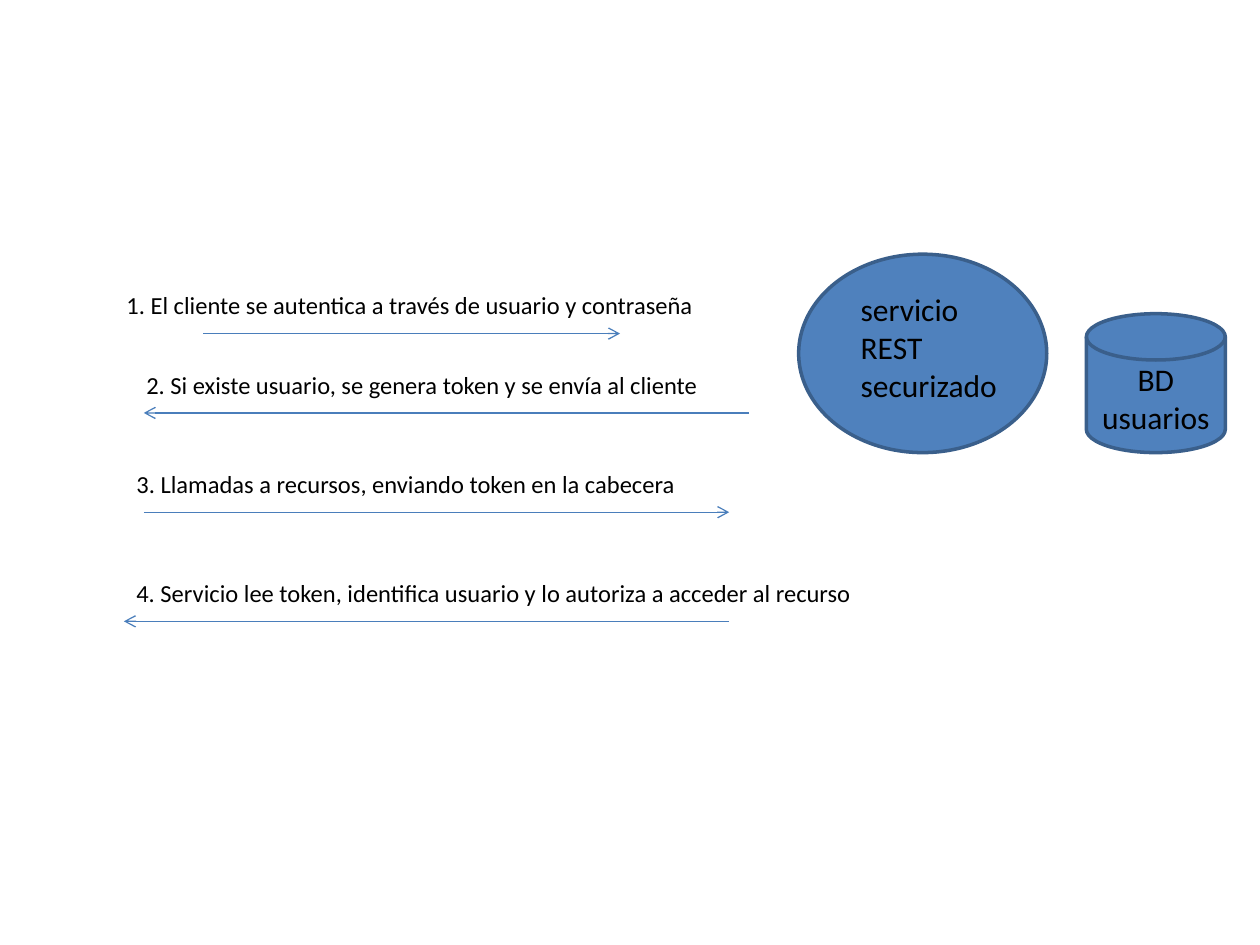
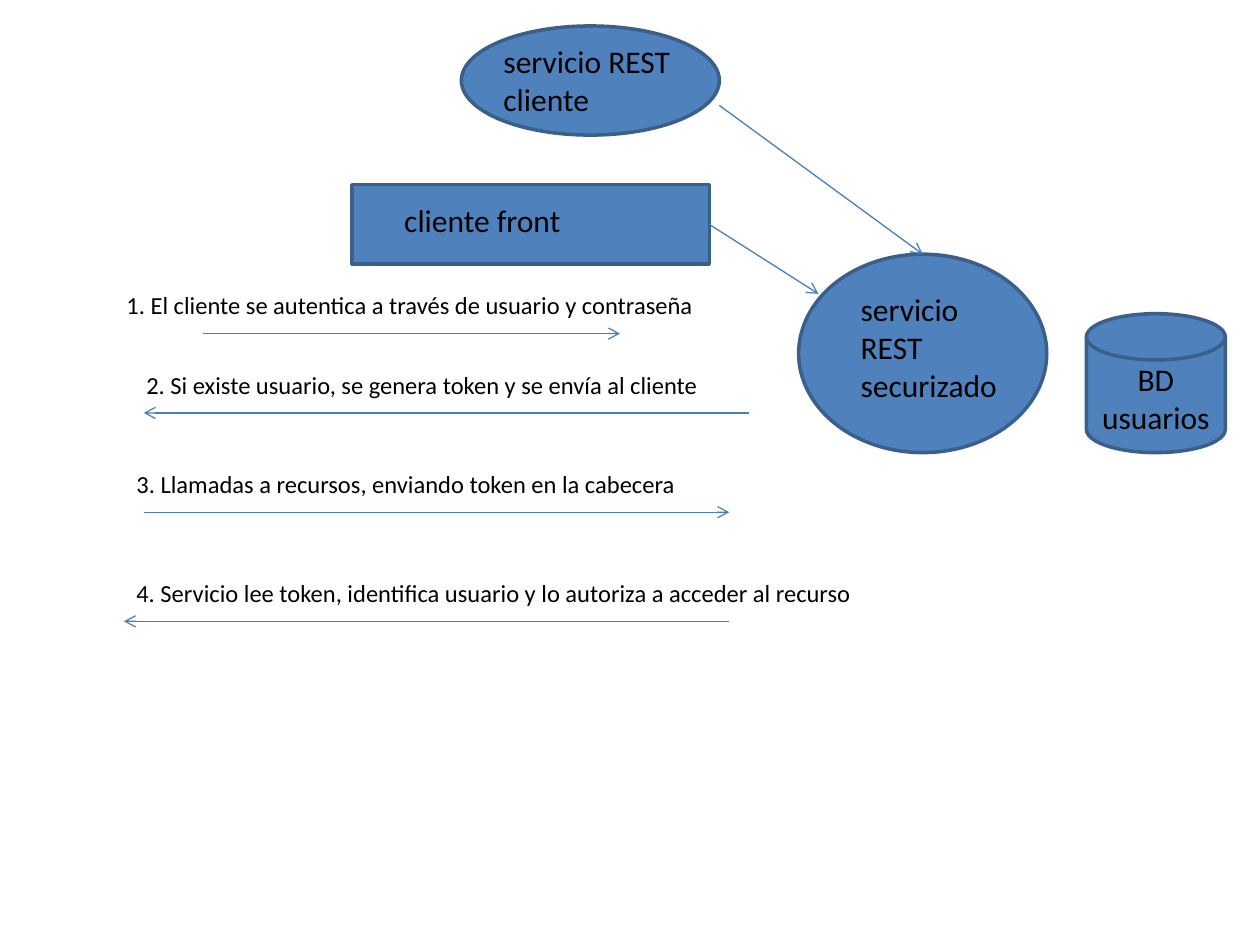
Before and after one commit to amartinsierra/nest2025, a slide deck: slide 15 of pizarra.pptx. Drawn at 1260x945 pixels with LibreOffice and Linux fonts; fonts in the diff are those of the drawing. Boxes give left, top, right and bottom in pixels: in the first picture for what was removed or moved away, otherwise in the second. Text is boxed around its words. In the diff, an @@ line names an element or a change of style, - is before the commit and + after.

```diff
--- a/pizarra.pptx
+++ b/pizarra.pptx
@@ ellipse added at box(461, 26, 719, 136), fill #4F81BD, outline #3A5F8C 2 pt @@
@@ text added at box(503, 51, 670, 111), 18 pt, text #000000 @@
+servicio REST cliente
@@ arrow added from (719, 106) to (922, 255), #4B7EBC 0.75 pt @@
@@ rectangle added at box(353, 185, 709, 265), fill #4F81BD, outline #3A5F8C 2 pt @@
@@ text added at box(404, 210, 560, 232), 18 pt, text #000000 @@
+cliente front
@@ arrow added from (709, 224) to (819, 294), #4B7EBC 0.75 pt @@
```
Also in this commit, not shown: 7 other files.
